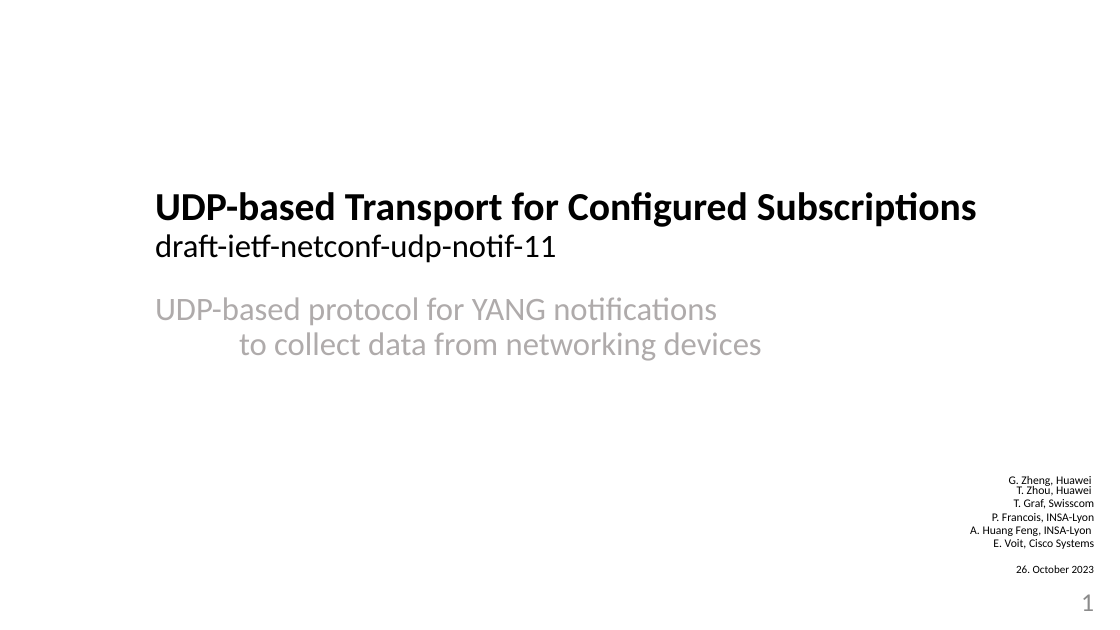
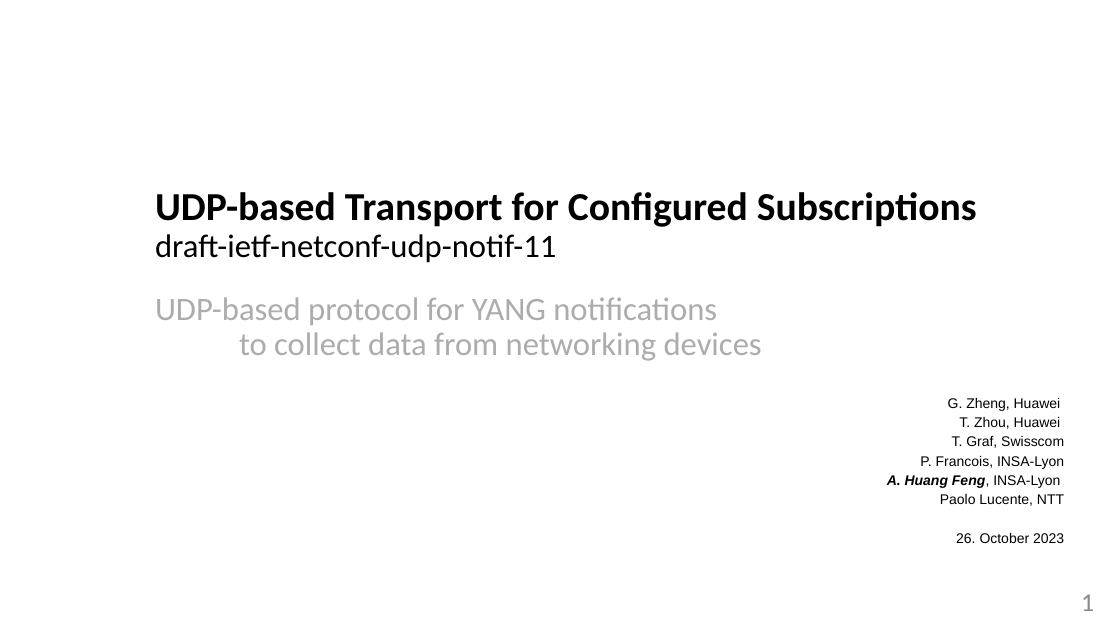
Before and after one commit to network-analytics/ietf-network-analytics-document-status, a slide deck: slide 1 of 118/NETCONF/draft-ietf-netconf-udp-notif-11.pptx. Drawn at 1120x630 pixels with LibreOffice and Linux fonts; fonts in the diff are those of the drawing. Boxes give left, top, right and bottom in pixels: in the first picture for what was removed or moved away, otherwise in the second. Text is boxed around its words. In the diff, an @@ line names an element or a change of style, - is before the commit and + after.

```diff
--- a/118/NETCONF/draft-ietf-netconf-udp-notif-11.pptx
+++ b/118/NETCONF/draft-ietf-netconf-udp-notif-11.pptx
@@ text "G. Zheng, Huawei T. Zhou, ...": place and size @@
-text "G. Zheng, Huawei T. Zhou, ..." at [970,476,1095,573]
+text "G. Zheng, Huawei T. Zhou, ..." at [887,398,1064,543]
@@ text at [887,398,1064,543]: size 10 to 12 pt in "G. Zheng, Huawei T. Zhou, Huawei", "T. Graf, Swisscom", "P. Francois, INSA-Lyon", "A. Huang Feng, INSA-Lyon"; font Calibri to Arial in "G. Zheng, Huawei T. Zhou, Huawei", "T. Graf, Swisscom", "P. Francois, INSA-Lyon", "A. Huang Feng, INSA-Lyon" and 1 more places; bold on, italic on in "A. Huang Feng,"; size 9.5 to 12 pt in "26. October 2023"; line spacing 0.7 to 1.15; less space between paragraphs @@
@@ text at [940,494,1064,506]: text changed; size 10 to 12 pt; font Calibri to Arial @@
-E. Voit, Cisco Systems
+Paolo Lucente, NTT
```
Also in this commit, not shown: 1 other slide changed, 5 slides added, 1 slide removed, 1 other file.
